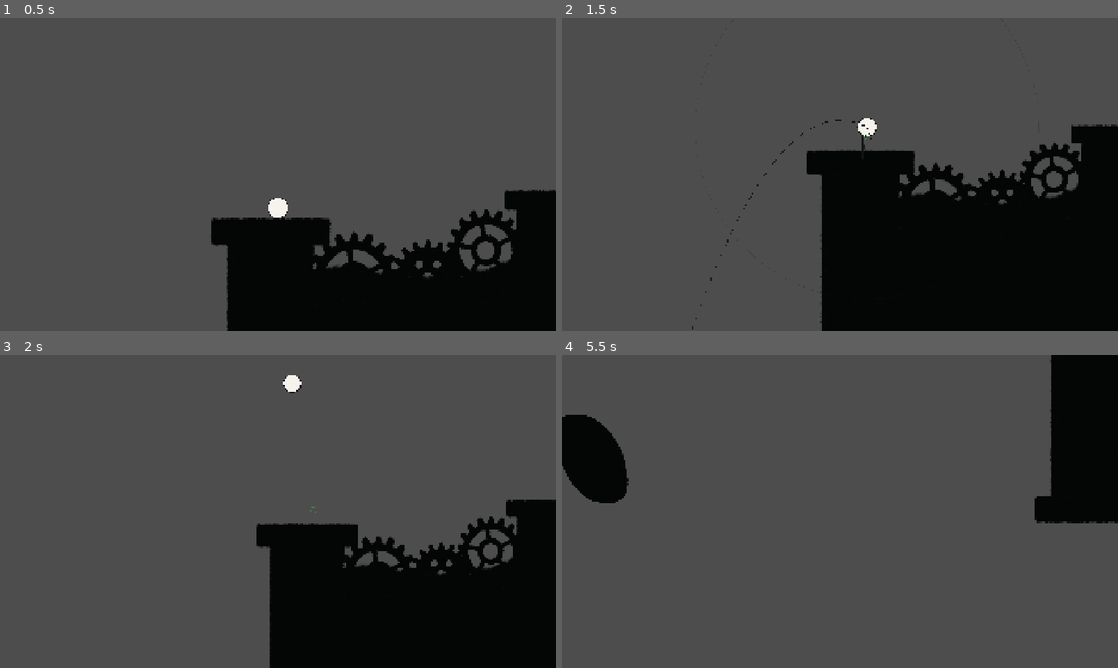
Above: before the commit, frames 1-4 (two rows, left to right).
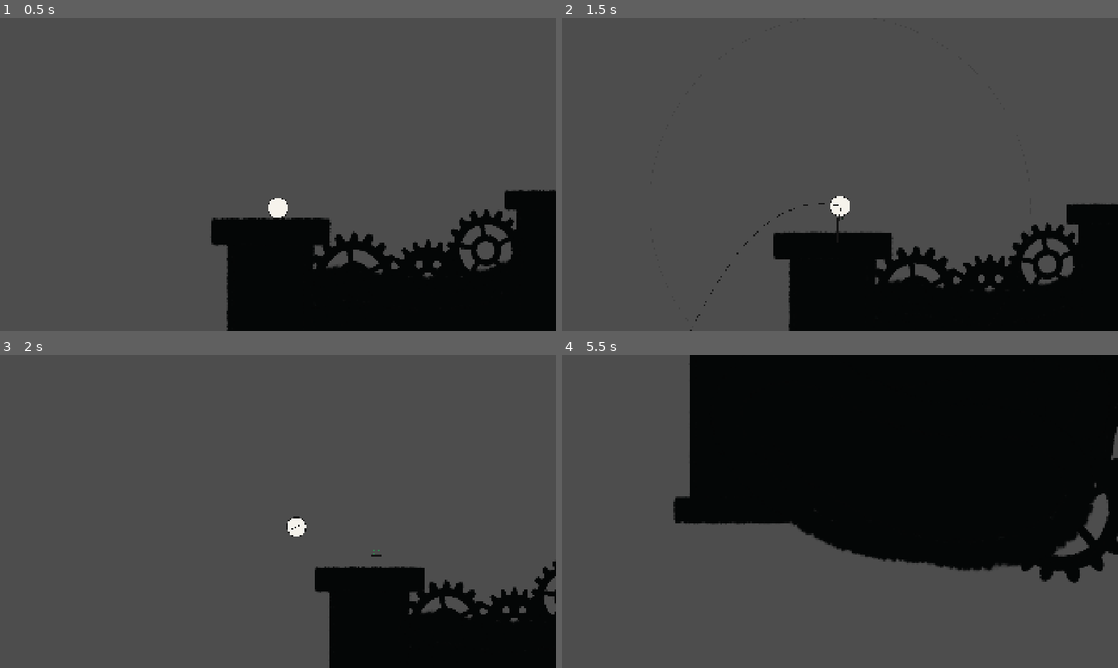
Above: after the commit, the same moments.

Repository: daveeexperiments/Project-Juice
Game: Godot game, scene res://levels/beat_01.tscn
The game is run twice, just before and just after one commit, with the same random seed, the same clock (stepped at 60 frames per second) and the same inputs.
Inputs (mouse positions are in pixels of both pictures, inside the frame that each line leads up to):
- Up to frame 1 (0.5 s): no input
- Up to frame 2 (1.5 s): move the mouse to (962, 158) at 0.52 s; hold Shift (aim_snap) 0.53-1.25 s; click (962, 158) at 0.67 s; drag from (728, 190) to (812, 237) at 1.27 s
- Up to frame 3 (2 s): no input
- Up to frame 4 (5.5 s): move the mouse to (895, 442) at 2.02 s; hold Shift (aim_snap) 2.03-2.75 s; click (895, 442) at 2.17 s; drag from (812, 574) to (673, 464) at 2.77 s; move the mouse to (1006, 558) at 3.52 s; hold Shift (aim_snap) 3.53-4.25 s; click (1006, 558) at 3.67 s; drag from (673, 464) to (756, 433) at 4.27 s; move the mouse to (867, 511) at 5.02 s; hold Shift (aim_snap) from 5.03 s (still down); click (867, 511) at 5.17 s

Frame 1 is identical in both runs. In frame 2, 17% of the frame differs, in the area x 23-100%, y 32-100%; in frame 3, 12%; in frame 4, 45%, in the area x 0-100%, y 0-73%.

Commit message:
Camera: follow the drag, not the ghost line
The jitter was a feedback loop I built. The camera framed the PREVIEW's
bounding box, and the preview is re-simulated every frame -- its extent jumps
whenever the ghost clips a wall or spends its bounce budget. So the camera was
chasing a signal that moved on its own, and smoothing the output could not fix
a target that was noise.

Now everything the aiming camera does is a function of one number: how hard the
shot is being pulled, taken from the drag and eased. The drag is the player's
hand. It only changes when they move it, it changes smoothly, and leading it
reads as anticipation rather than argument. Zoom interpolates from that, the
lead runs along the launch direction scaled by it, and there is nothing else
feeding in.

Three couplings removed, each of which was a second movement for one input:

The view could open WIDER than the level. Past that point _clamp_to_bounds
stops following the ball and parks on the middle of the map -- a jump to
somewhere the player is not, and on this level, with one stray piece far out to
the left, somewhere very far away indeed. Zoom now has a floor: never wider
than the bounds.

The climb offset was taken from the LIVE view, which grows as the camera pulls
back, so opening the view dragged the framing upward at the same time. It now
uses the resting view, so zoom and vertical framing are independent.

The camera called the slingshot's current_aim() every frame, which writes the
clamp's edge memory. It now reads the aim that update_aim already computed --
the same one the ghost line was drawn from, so the two cannot disagree, and
reading it changes nothing.

The aim lead eases on its own slow rate while the flight look-ahead keeps the
follow's faster one: calm while aiming, keeping up during a shot.

Knobs, all under Camera: aimLead (how far it leads at full pull), aimLerp (how
calm), aimZoomMin, zoomLerp.

98 checks still pass.

Co-Authored-By: Claude Opus 5 <noreply@anthropic.com>
Claude-Session: https://claude.ai/code/session_017fXLhY6geffnjy9XV4iuXN

Diff:
--- a/camera/follow_camera.gd
+++ b/camera/follow_camera.gd
@@ -8,27 +8,30 @@
 ## view never shows the outside of the map.
 
 @export var target_path: NodePath
-## The ghost line to frame while aiming. Optional: with none, the camera just follows.
-@export var preview_path: NodePath
+## The slingshot to read the aim from. Optional: with none, the camera just follows the ball.
+@export var slingshot_path: NodePath
 
 var _target: Ball = null
-var _preview: TrajectoryPreview = null
+var _slingshot: Slingshot = null
 var _bounds: Rect2 = Rect2()
 var _look: Vector2 = Vector2.ZERO
 ## Eased zoom, so pulling back to show a shot is a move rather than a jump.
 var _zoom: float = 1.0
+## Eased pull strength, 0 to 1. Everything the aiming camera does is a function of this one
+## number, which is why it cannot argue with itself: one smooth input, one smooth response.
+var _aim_power: float = 0.0
 
 
 func _ready() -> void:
 	_target = get_node_or_null(target_path) as Ball
-	_preview = get_node_or_null(preview_path) as TrajectoryPreview
-	if _preview == null:
+	_slingshot = get_node_or_null(slingshot_path) as Slingshot
+	if _slingshot == null:
 		# Fall back to the sibling every level already has. Looking it up rather than requiring the
 		# path means existing level scenes get the aim framing without being edited, and a level
-		# that genuinely has no preview still works -- the framing is simply skipped.
+		# with no slingshot still works -- the framing is simply skipped.
 		var parent: Node = get_parent()
 		if parent != null:
-			_preview = parent.get_node_or_null(^"TrajectoryPreview") as TrajectoryPreview
+			_slingshot = parent.get_node_or_null(^"Slingshot") as Slingshot
 	# Godot's own smoothing is off: the Phaser follow is ported here so the feel matches.
 	position_smoothing_enabled = false
 	_zoom = zoom.x
@@ -44,64 +47,76 @@
 	if _target == null:
 		return
 	var t: TuningData = TuningData.get_active()
+
+	var pulling: bool = _slingshot != null and _slingshot.aiming
+	_aim_power += (_wanted_power() - _aim_power) * _frame_lerp(t.camera_aim_lerp, delta)
+	# The aim lead eases slowly so the mouse cannot whip the view about; the flight look-ahead
+	# keeps the follow's own rate, because during a shot the camera should keep up with the ball.
+	var lead_rate: float = t.camera_aim_lerp if pulling or _aim_power > 0.01 else t.camera_follow_lerp
+	_look += (_wanted_lead(t) - _look) * _frame_lerp(lead_rate, delta)
+	_zoom_towards(lerpf(1.0, maxf(0.05, t.camera_aim_zoom_min), _aim_power), t, delta)
+
+	var desired: Vector2 = Vector2(_target.state.x, _target.state.y) + _look
+	# The climb offset uses the RESTING view, not the live one. Taken from the zoomed view it grows
+	# with the pull-back, so simply opening the view would drag the framing upward at the same
+	# time -- two movements for one input, which is most of what read as the camera fighting back.
+	desired.y -= t.camera_climb_offset * get_viewport_rect().size.y
+
 	var k: float = _frame_lerp(t.camera_follow_lerp, delta)
+	global_position = global_position.lerp(_clamp_to_bounds(desired, _view_size()), k)
+
+
+## How hard the shot is being pulled, 0 to 1. The same curve the launch itself uses.
+##
+## Driven by the DRAG rather than by the ghost line, and that is the whole fix. The line is
+## re-simulated every frame and its extent jumps whenever the ghost clips a wall or spends its
+## bounce budget; a camera framing it chases a signal that moves on its own. The drag is the
+## player's hand. It only changes when they move, it changes smoothly, and leading it reads as the
+## camera anticipating rather than arguing.
+func _wanted_power() -> float:
+	if _slingshot == null or not _slingshot.aiming or _slingshot.last_aim == null:
+		return 0.0
+	var t: TuningData = TuningData.get_active()
+	var length: float = _slingshot.last_aim.length
+	var span: float = maxf(1.0, t.slingshot_drag_for_max_power - t.slingshot_dead_zone)
+	return clampf((length - t.slingshot_dead_zone) / span, 0.0, 1.0)
+
+
+## Where to look: along the shot while aiming, along the travel while flying.
+func _wanted_lead(t: TuningData) -> Vector2:
+	if _slingshot != null and _slingshot.aiming and _slingshot.last_aim != null:
+		# Out along the launch direction, as far as the pull deserves. Both terms are smooth in the
+		# mouse position, so the target never jitters on its own.
+		return _slingshot.last_aim.direction * (_aim_power * t.camera_aim_lead)
 
 	var velocity: Vector2 = Vector2(_target.state.vx, _target.state.vy)
-	var wanted: Vector2 = Vector2(
+	return Vector2(
 		clampf(velocity.x * t.camera_look_ahead, -t.camera_look_ahead_max, t.camera_look_ahead_max),
 		clampf(maxf(0.0, velocity.y) * t.camera_look_ahead, 0.0, t.camera_look_ahead_max),
 	)
-	_look += (wanted - _look) * k
-
-	# Pull back far enough to hold the whole shot, then settle back in once it is away.
-	var framing: Rect2 = _aim_framing()
-	_apply_zoom(_zoom_for(framing), delta, t)
-
-	var view: Vector2 = _view_size()
-	var desired: Vector2 = Vector2(_target.state.x, _target.state.y - t.camera_climb_offset * view.y) + _look
-
-	if framing.size != Vector2.ZERO:
-		# Centre between the ball and the far end of the line rather than on the ball. Keeping the
-		# ball centred while zoomed out wastes half the view on where the shot is coming FROM.
-		var middle: Vector2 = framing.get_center()
-		desired = desired.lerp(middle, clampf(t.camera_aim_recentre, 0.0, 1.0))
-
-	global_position = global_position.lerp(_clamp_to_bounds(desired, view), k)
 
 
-## The box to keep on screen while aiming: the ghost line plus the ball. Empty when not aiming.
-func _aim_framing() -> Rect2:
-	if _preview == null:
-		return Rect2()
-	var line: Rect2 = _preview.line_bounds()
-	if line.size == Vector2.ZERO:
-		return Rect2()
-	return line.expand(Vector2(_target.state.x, _target.state.y))
+func _zoom_towards(wanted: float, t: TuningData, delta: float) -> void:
+	# Never open the view wider than the level itself. Past that point `_clamp_to_bounds` stops
+	# following the ball and parks on the middle of the map, which lands as a jump to somewhere the
+	# player is not -- and on a level with one stray piece far out, somewhere very far away.
+	_zoom = maxf(_zoom_floor(), _zoom + (wanted - _zoom) * _frame_lerp(t.camera_zoom_lerp, delta))
+	zoom = Vector2(_zoom, _zoom)
 
 
-## How far out to pull so `framing` fits, as a zoom factor. 1 is the default view.
-func _zoom_for(framing: Rect2) -> float:
-	var t: TuningData = TuningData.get_active()
-	if framing.size == Vector2.ZERO:
-		return 1.0
+## The most zoomed-OUT the view may get and still fit inside the level.
+func _zoom_floor() -> float:
+	if _bounds.size.x <= 0.0 or _bounds.size.y <= 0.0:
+		return 0.05
 	var screen: Vector2 = get_viewport_rect().size
-	var wanted: Vector2 = framing.size + Vector2.ONE * (t.camera_aim_margin * 2.0)
-	# Zoom BELOW 1 shows more. Take whichever axis needs the most room, and never zoom IN past the
-	# resting view -- a short drag should not shove the camera into the ball's face.
-	var fit: float = minf(screen.x / maxf(1.0, wanted.x), screen.y / maxf(1.0, wanted.y))
-	return clampf(fit, maxf(0.05, t.camera_aim_zoom_min), 1.0)
-
-
-func _apply_zoom(wanted: float, delta: float, t: TuningData) -> void:
-	var k: float = _frame_lerp(t.camera_zoom_lerp, delta)
-	_zoom += (wanted - _zoom) * k
-	zoom = Vector2(_zoom, _zoom)
+	return minf(1.0, maxf(screen.x / _bounds.size.x, screen.y / _bounds.size.y))
 
 
 func snap_to_target() -> void:
 	if _target == null:
 		return
 	_look = Vector2.ZERO
+	_aim_power = 0.0
 	_zoom = 1.0
 	zoom = Vector2.ONE
 	var view: Vector2 = _view_size()
--- a/prediction/trajectory_preview.gd
+++ b/prediction/trajectory_preview.gd
@@ -94,20 +94,6 @@
 	return _points
 
 
-## The box the drawn line occupies, or an empty Rect2 when there is no line.
-##
-## The camera frames this while aiming, which is the whole point of the preview being honest: the
-## box is where the shot is actually going, so pulling back to contain it shows the player the real
-## consequence of the drag rather than a guess at it.
-func line_bounds() -> Rect2:
-	if not _visible_line or _points.size() < 2:
-		return Rect2()
-	var box: Rect2 = Rect2(_points[0], Vector2.ZERO)
-	for p: Vector2 in _points:
-		box = box.expand(p)
-	return box
-
-
 func show_line(colour: Color) -> void:
 	_colour = colour
 	_visible_line = true
--- a/slingshot/slingshot.gd
+++ b/slingshot/slingshot.gd
@@ -30,6 +30,12 @@
 var _cradle_surface: Vector2 = Vector2.ZERO
 ## Which edge of the aim range the drag last rested on, so the clamp cannot flicker.
 var _last_edge: int = AimMath.EDGE_FROM
+
+## The aim the last `update_aim` worked from. Read by the camera so it leads exactly the shot the
+## ghost line is drawing, and so that reading it costs nothing and changes nothing: `_aim()` keeps
+## the clamp's memory in `_last_edge`, and having the camera call it again each frame would mean a
+## second caller quietly writing to that.
+var last_aim: AimMath.AimVector = null
 
 var _ball: Ball = null
 var _preview: TrajectoryPreview = null
@@ -186,6 +192,7 @@
 	var snap: float = TuningData.get_active().slingshot_angle_snap_step if Input.is_action_pressed("aim_snap") else 0.0
 	var aim: AimMath.AimVector = AimMath.aim_from_drag(raw, snap, _aim_range(), _last_edge)
 	_last_edge = aim.edge
+	last_aim = aim
 	return aim
 
 
--- a/tuning/tuning_data.gd
+++ b/tuning/tuning_data.gd
@@ -218,11 +218,11 @@
 ## has to grow with the shot, because a full-power launch covers several screens at the resting
 ## zoom.
 @export_range(0.1, 1.0, 0.01) var camera_aim_zoom_min: float = 0.35
-## Clear space to leave around the framed shot (px), so the line never touches the edge.
-@export_range(0.0, 1000.0, 10.0) var camera_aim_margin: float = 220.0
-## How far to slide from the ball towards the middle of the shot while aiming. 0 keeps the ball
-## centred, which wastes half the view on where the shot is coming FROM.
-@export_range(0.0, 1.0, 0.05) var camera_aim_recentre: float = 0.6
+## How far the view leads along the shot at full pull (px). 0 keeps the ball centred, which spends
+## half the view on where the shot is coming FROM.
+@export_range(0.0, 2000.0, 10.0) var camera_aim_lead: float = 700.0
+## How quickly the aim lead and the pull strength follow the mouse. Low is calm.
+@export_range(0.01, 1.0, 0.01) var camera_aim_lerp: float = 0.07
 ## How quickly the view opens and closes. Slower than the follow, so it reads as a move.
 @export_range(0.01, 1.0, 0.01) var camera_zoom_lerp: float = 0.08
 
